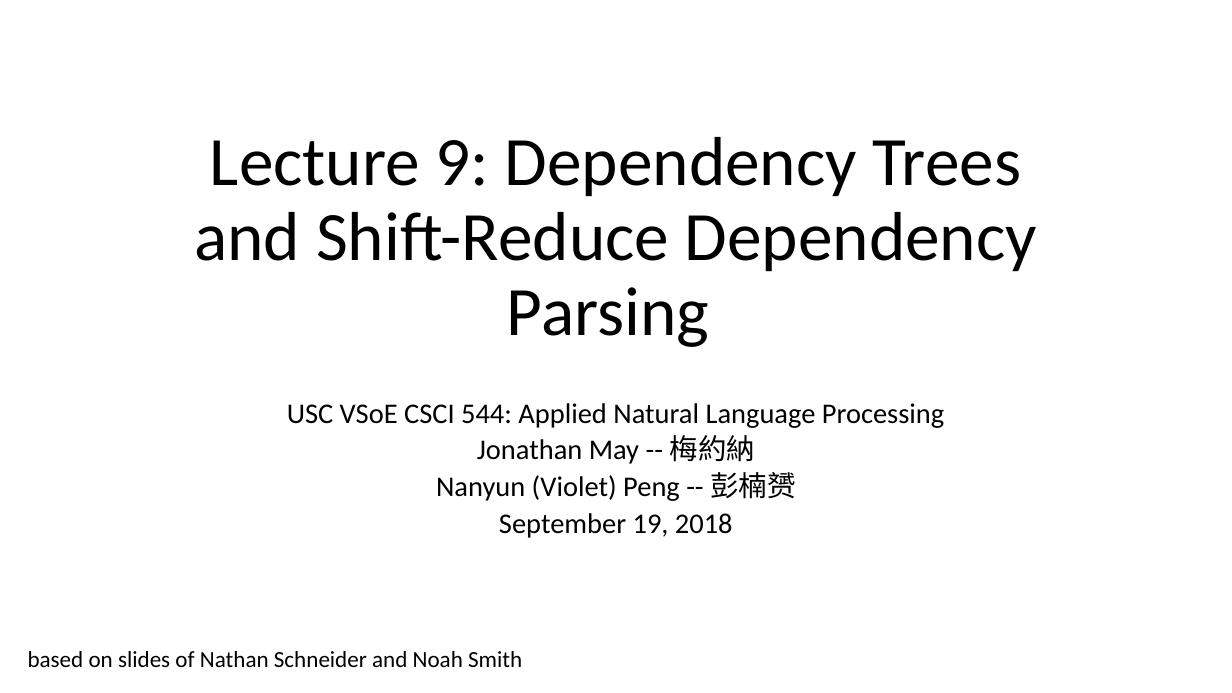
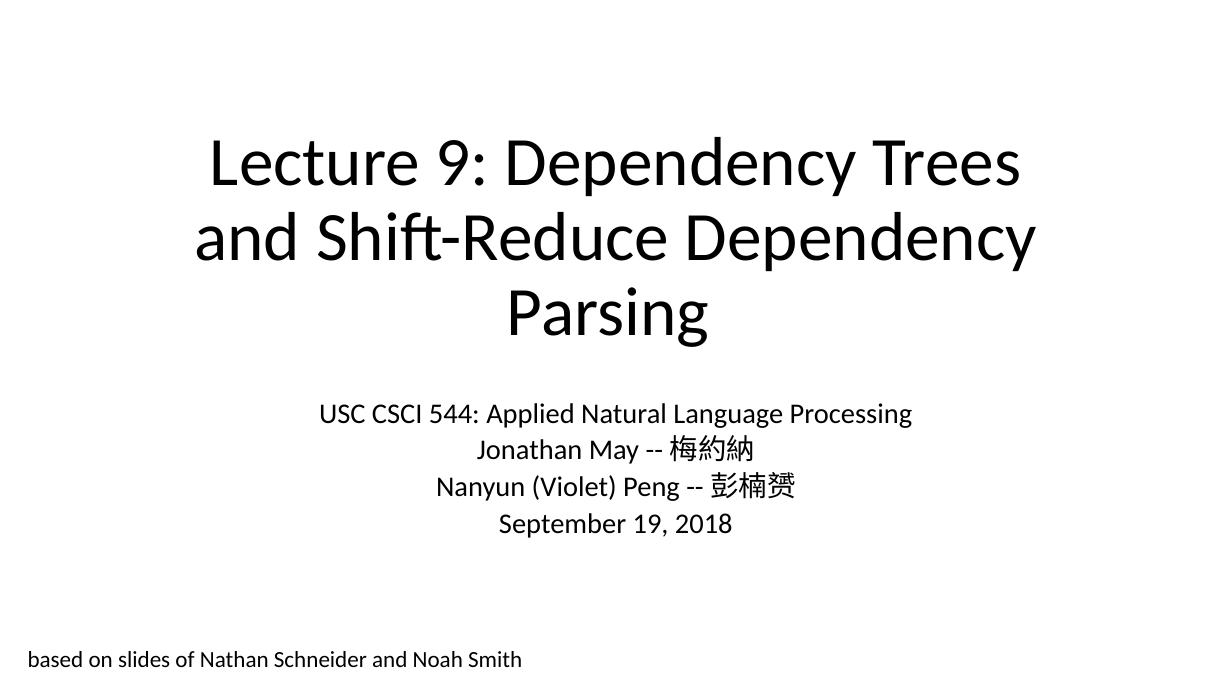
Before and after one commit to isi-nlp/csci_544_fa_18_slides, a slide deck: slide 1 of dep_parsing_0919.pptx. Drawn at 1232x693 pixels with LibreOffice and Linux fonts; fonts in the diff are those of the drawing. Boxes give left, top, right and bottom in pixels: in the first picture for what was removed or moved away, otherwise in the second. Text is boxed around its words. In the diff, an @@ line names an element or a change of style, - is before the commit and + after.

Commit message:
update dependency parsing slides.

```diff
--- a/dep_parsing_0919.pptx
+++ b/dep_parsing_0919.pptx
@@ subtitle at (319,403,912,428): text changed @@
-USC VSoE CSCI 544: Applied Natural Language Processing
+USC CSCI 544: Applied Natural Language Processing
```
Also in this commit, not shown: 25 other slides changed.
